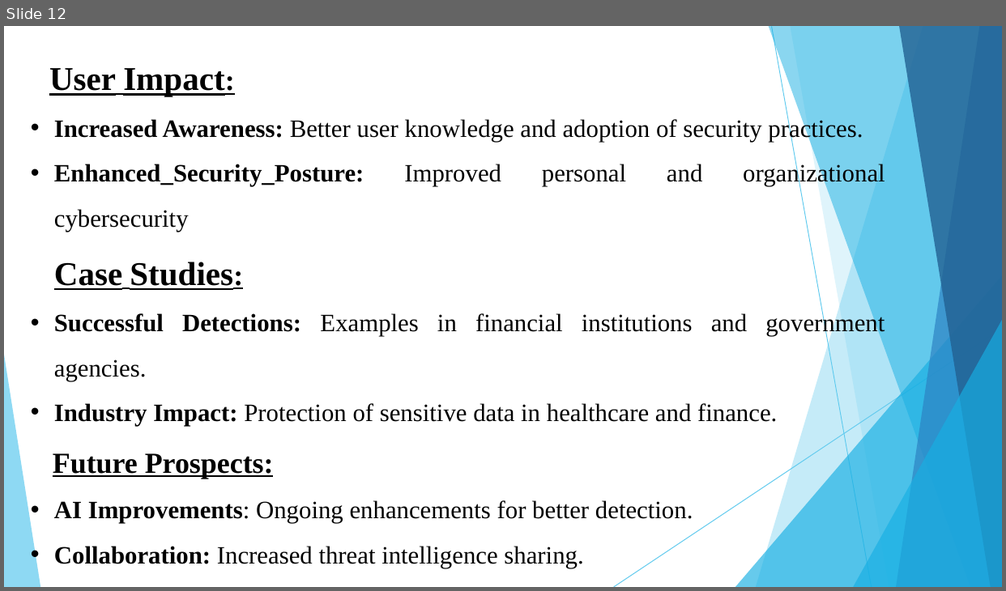
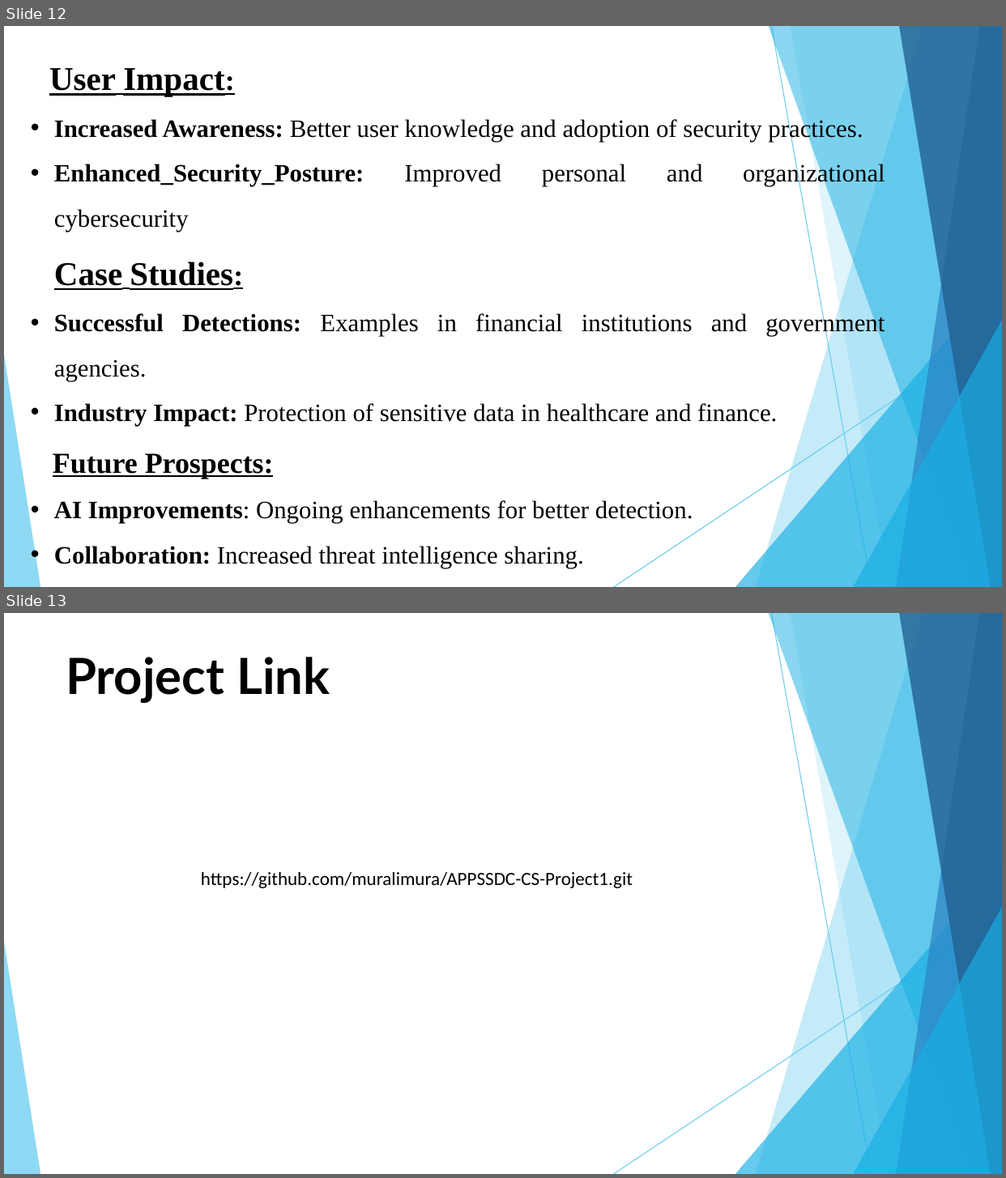
Before and after one commit to muralimura/APPSSDC-CS-Project1, a slide deck: Template_Presentation_Project_Maasandram Murali.pptx. Shown one above the other, each under a label of ours: slide 12 before the commit, slides 12 and 13 after it. The pictures are 1006x591 and 1006x1178 pixels, drawn with LibreOffice and Linux fonts; fonts in the diff are those of the drawing. Boxes give left, top, right and bottom in pixels: in the first picture for what was removed or moved away, otherwise in the second. Text is boxed around its words. In the diff, an @@ line names an element or a change of style, - is before the commit and + after.

```diff
--- a/Template_Presentation_Project_Maasandram Murali.pptx
+++ b/Template_Presentation_Project_Maasandram Murali.pptx
@@ slide 13 added at (x1=4, y1=613, x2=1002, y2=1174), background #FFFFFF; not listed: 10 template elements that a slide beside it also shows @@
@@ title added at (x1=66, y1=657, x2=330, y2=703), 48 pt, text #000000, bold @@
+Project Link
@@ text added at (x1=201, y1=872, x2=633, y2=888), 18 pt, text #000000 @@
+https://github.com/muralimura/APPSSDC-CS-Project1.git
```
